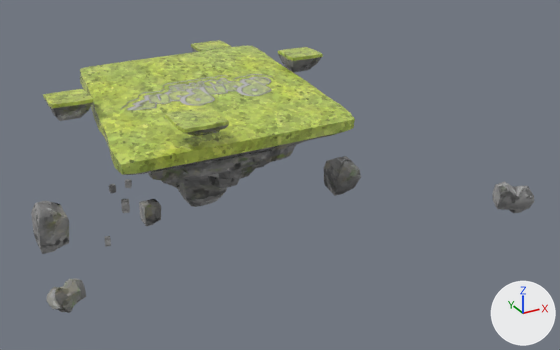
Renders of the FBX model Assets/_Model/GamePlay3/SkyLand.fbx from each side of a commit.
The view is the same before and after, from a camera (50 mm lens) standing at (-88.5, -206.5, 78.1) and looking at (15.4, -17.6, -16.3). The lights are fixed; the arrows at lower right show +X, +Y and +Z. Where no turn or scale is listed for an object, it has been applied to the vertices.
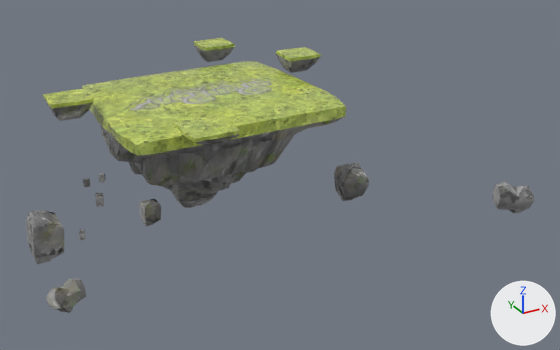
Where the newer file only moved an object's origin or applied its transform, the numbers keep the older frame.

What changed in the scene script:
```text
Change me_plane_002:
    used by ob_plane; location = (0.0, 0.0, 0.0); rotation_euler = (1.571, 0.0, 0.0), in degrees (90, 0, 0); scale = (0.01, 0.01, 0.01)
    remove me_plane_002.from_pydata(...)  # 934 vertices, 932 faces; spans x -3639.0..3626.0, y -3386.0..1167.0, z -3051.0..2720.0
    add me_plane_002.from_pydata(...)  # 934 vertices, 932 faces; spans x -34.0..33.0, y -27.0..38.0, z -34.0..12.0
    me_plane_002 part 4: 934 of 934 vertices moved; they spanned x -3639.0..3626.0, y -3386.0..1167.0, z -3051.0..2720.0 and now span x -34.0..33.0, y -27.0..38.0, z -34.0..12.0; mean shift (-18.0, 454.0, 434.0); largest move (-3586.0, 92.0, 2670.0) -> (-32.0, -27.0, 1.0)
Change me_cube_015:
    where me_cube_015.from_pydata(...)  # 66 vertices, 64 faces; spans x -7.18..6.11, y -8.07..5.9, z -2.32..2.04
    used by ob_cube_010; location = (-14.5, -26.7, 8.4)
    me_cube_015 part 2: the whole mesh is moved by (0.0, -6.42, -0.41)
Change me_cube_002:
    where me_cube_002.from_pydata(...)  # 28 vertices, 26 faces; spans x -4.8..4.8, y -5.27..5.28, z -6.76..6.55
    used by ob_cube; location = (51.4, 3.1, -31.5)
    me_cube_002 part 3: the whole mesh is turned -10.1 degrees about the z axis through its middle, then moved by (4.22, 0.0, -3.31)
Change me_cube_004:
    where me_cube_004.from_pydata(...)  # 33 vertices, 33 faces; spans x -4.6..4.6, y -4.9..5.1, z -7.2..8.0
    used by ob_cube_001; location = (-47.8, 13.1, -31.8)
    me_cube_004 part 1: the whole mesh is moved by (-2.9, -5.5, 0.0)
Change ob_plane:
    ob_plane.scale: (0.01, 0.01, 0.01) -> (1.0, 1.0, 1.0)
    ob_plane.location: (0.0, 0.0, 0.0) -> (0.0, -1.8, 0.0)
    ob_plane.rotation_euler: (1.571, 0.0, 0.0) -> (-0.182, 0.0, 0.0)  # degrees (90, 0, 0) -> degrees (-10, 0, 0)
```

Changed parts and their boxes [x1, y1, x2, y2] in the pictures (560 x 350 px):
'Plane', reshaped, moved, turned, rescaled: before [80, 46, 355, 207]; after [82, 61, 346, 208]
'Cube.001', mesh moved: before [31, 201, 69, 254]; after [26, 210, 64, 264]
'Cube.010', mesh moved: before [165, 107, 229, 136]; after [174, 115, 240, 145]
'Cube', mesh turned: before [324, 156, 361, 196]; after [334, 163, 369, 201]
